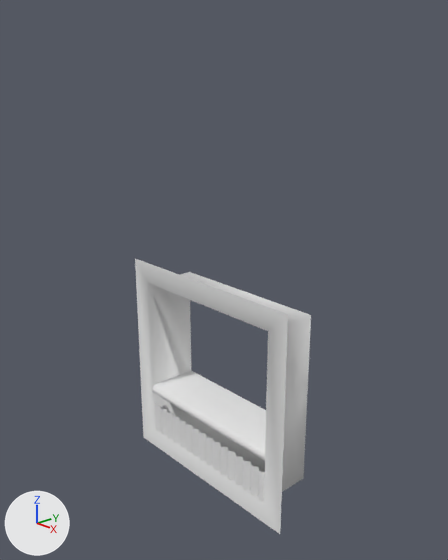
The Blender file Models/RoomAssets.blend, before and after one commit.
Before and after are seen from a 50 mm lens placed at (3.89, -3.25, 3.7), pointed at (0.01, 0.25, 1.97). The axes (+X, +Y, +Z) are drawn at lower left. The lights are the same throughout.

In view in the first picture: 'Book_Shelf'.
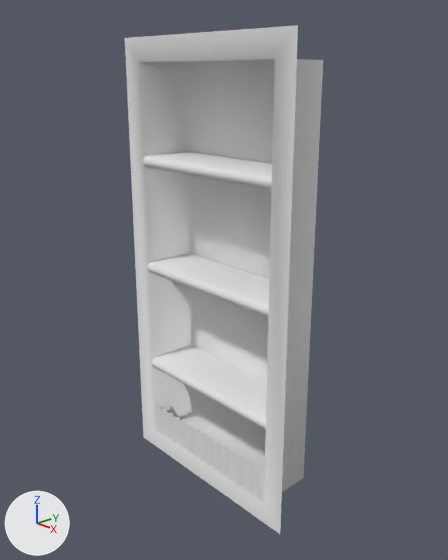
Pixel boxes (x1, y1, x2, y2) of what changed, in the pictures (448 x 560 px; the box of a moved part takes in the faces that stretch with it):
'Book_Shelf', reshaped (12% wider, 85% taller)
    before: (135, 259, 311, 534)
    after: (125, 25, 323, 534)
part 1 of me_book_shelf, added
    after: (147, 253, 269, 317)
part 2 of me_book_shelf, added
    after: (143, 152, 272, 190)
part 3 of me_book_shelf, moved or reshaped
    before: (135, 259, 311, 475)
    after: (125, 25, 323, 475)

The change, as a diff of the scene's bpy script:
```diff
--- a/Models/RoomAssets.blend.py
+++ b/Models/RoomAssets.blend.py
@@ me_book_shelf @@
 # used by ob_book_shelf; location = (0.0, 0.0, 0.0)
-me_book_shelf.from_pydata(...)  # 122 vertices, 61 faces; spans x -1.0..1.0, y 0.0..0.52, z 0.0..2.0
+me_book_shelf.from_pydata(...)  # 146 vertices, 72 faces; spans x -1.0..1.0, y 0.0..0.52, z 0.0..4.0
+# me_book_shelf part 1: the loose piece of 12 vertices spanning x -0.8..0.8, y 0.0..0.51, z 0.6..0.7 is copied, and the copy is moved by (0.0, 0.0, 1.3); it spans x -0.8..0.8, y 0.0..0.51, z 1.9..2.0
+# me_book_shelf part 2: the loose piece of 12 vertices spanning x -0.8..0.8, y 0.0..0.51, z 0.6..0.7 is copied, and the copy is moved by (0.0, 0.0, 2.3); it spans x -0.8..0.8, y 0.0..0.51, z 2.9..3.0
+# me_book_shelf part 3
+# 6 vertices are removed from x -1.0..1.0, y 0.0..0.52, z 1.8..2.0
+# 6 faces are deleted
+# 12 vertices in x -0.8..0.8, y 0.0..0.51, z 0.6..0.7 move by (0.0, 0.0, 0.3)
+# 6 vertices are added at (-0.8, 0.0, 3.8), (0.8, 0.0, 3.8), (-0.8, 0.52, 3.8), (0.8, 0.52, 3.8), (-1.0, 0.0, 4.0), (1.0, 0.0, 4.0)
+# 7 new faces join them
```
